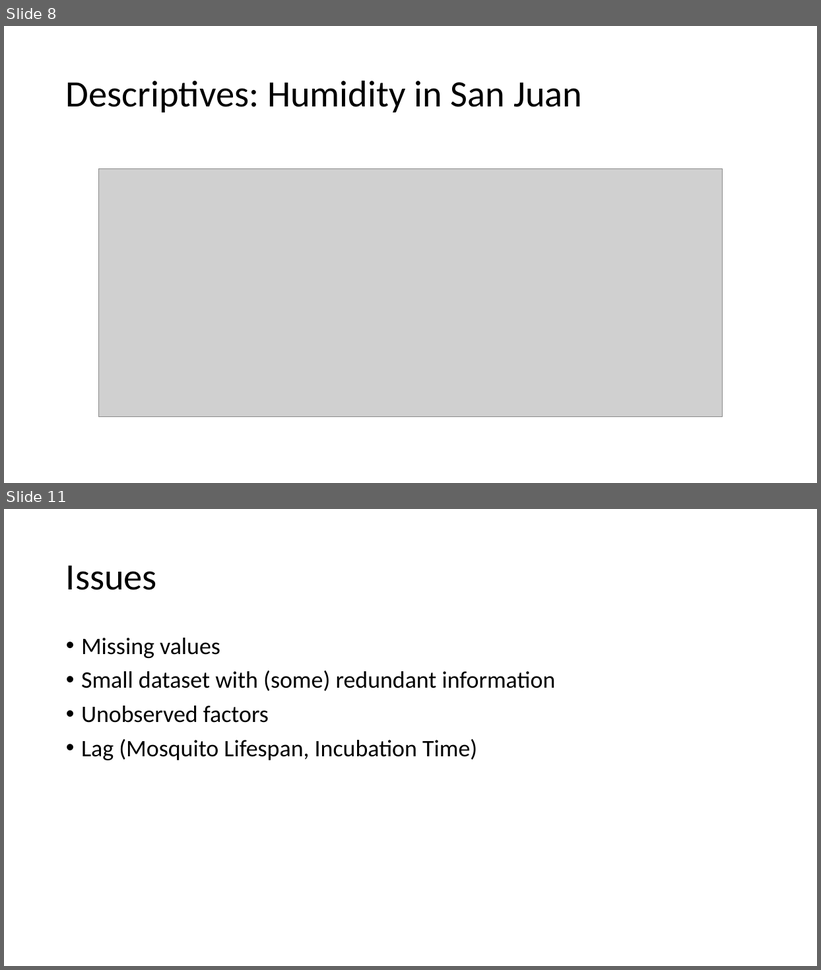
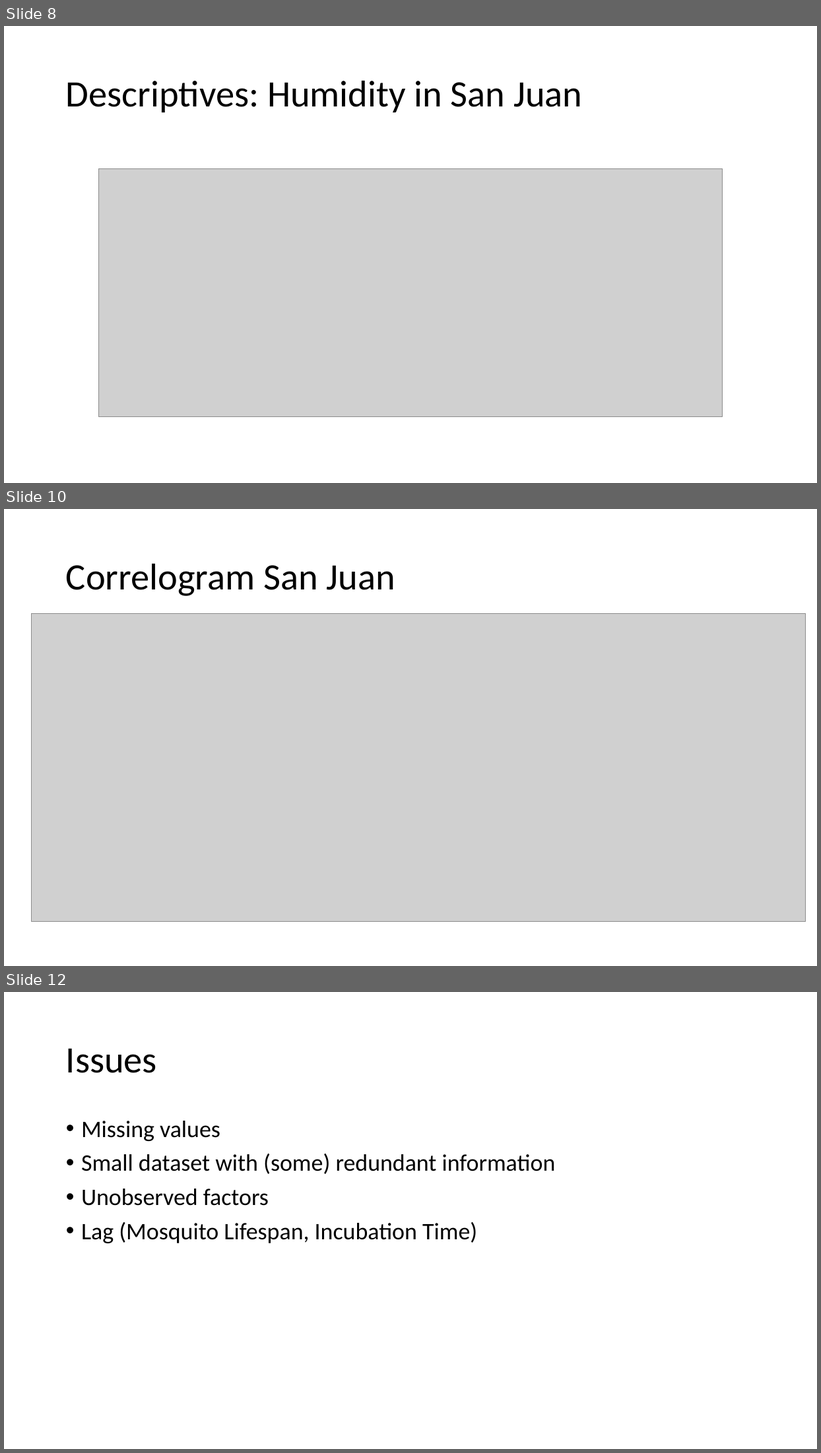
Before and after one commit to mariiader/adc_project, a slide deck: DengAI_PP.pptx. Shown one above the other, each under a label of ours: slides 8 and 11 before the commit, slides 8, 10 and 12 after it; the slides between them are not shown. The pictures are 821x970 and 821x1453 pixels, drawn with LibreOffice and Linux fonts; fonts in the diff are those of the drawing; grey boxes stand for pictures. Boxes give left, top, right and bottom in pixels: in the first picture for what was removed or moved away, otherwise in the second. Text is boxed around its words. In the diff, an @@ line names an element or a change of style, - is before the commit and + after.

```diff
--- a/DengAI_PP.pptx
+++ b/DengAI_PP.pptx
@@ slide 10 added at <box>4,509,817,966</box>, background #FFFFFF @@
@@ title added at <box>66,563,395,596</box>, 44 pt, text #000000 @@
+Correlogram San Juan
@@ picture added at <box>32,613,806,922</box> @@
@@ what was slide 11 is now slide 12 @@
```
Also in this commit, not shown: 4 slides changed, 6 other files.
